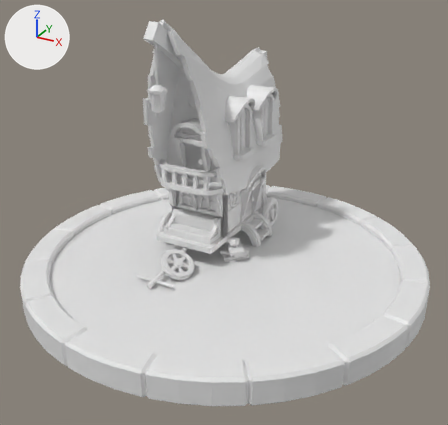
The Blender file untitled.blend as it was, and as the next commit left it.
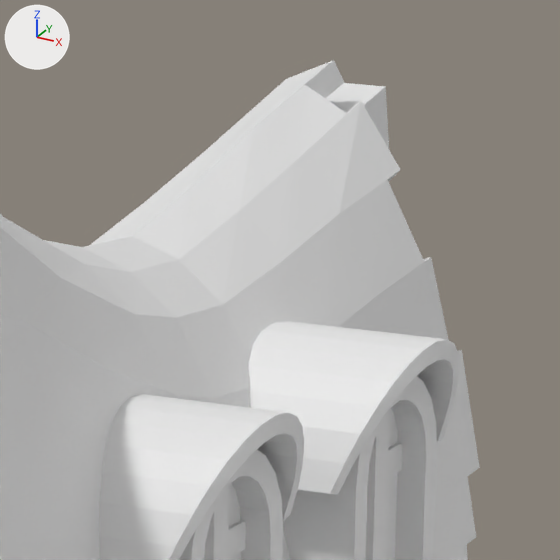
The first picture shows the older version from a 50 mm lens placed at (5.37, -9.38, 3.3), pointed at (0.75, -0.97, -0.91). The close-ups show both versions on the part from 47% to 65% of the width and 9% to 28% of the height of that picture; other places that the commit changed are outside them. Arrows for +X, +Y and +Z are at upper left; the lights stay in place.

Before the edit, the objects in view are built like this:
```python
me_cube_013 = bpy.data.meshes.new('Cube.013')
me_cube_013.from_pydata(...)  # 40 vertices, 38 faces; spans x -0.09..0.09, y -0.46..3.24, z -0.15..1.52
me_cylinder_009 = bpy.data.meshes.new('Cylinder.009')
me_cylinder_009.from_pydata(...)  # 26 vertices, 12 faces; spans x -0.253..0.578, y -0.253..0.253, z -0.194..0.253
me_plane_001 = bpy.data.meshes.new('Plane.001')
me_plane_001.from_pydata([(1.0, -1.0, 0.0), (1.0, 1.0, 0.0), (-1.97, -1.0, 0.0), (-2.82, -0.15, 0.0), (-2.39, -0.89, 0.0), (-2.71, -0.57, 0.0), (-1.97, 1.0, 0.0), (-2.82, 0.15, 0.0), (-2.39, 0.89, 0.0), (-2.71, 0.57, 0.0)], [], [(3, 5, 4, 2, 0, 1, 6, 8, 9, 7)])
ob_cube_031 = bpy.data.objects.new('Cube.031', me_cube_013)
ob_cube_031.location = (0.0, -1.408, 1.848)
ob_cube_031.rotation_euler = (-0.62, 0.0, 0.0)  # degrees (-36, 0, 0)
ob_cylinder_009 = bpy.data.objects.new('Cylinder.009', me_cylinder_009)
ob_cylinder_009.location = (0.469, -0.18, 0.527)
ob_cylinder_009.rotation_euler = (0.0, 1.571, 0.0)  # degrees (0, 90, 0)
_m = ob_cylinder_009.modifiers.new('Solidify', 'SOLIDIFY')
_m.thickness = 0.07
_m = ob_cylinder_009.modifiers.new('Mirror', 'MIRROR')
_m.mirror_object = ob_cube
ob_plane_001 = bpy.data.objects.new('Plane.001', me_plane_001)
ob_plane_001.location = (0.639, 0.747, 0.133)
ob_plane_001.rotation_euler = (0.0, 1.571, 0.0)  # degrees (0, 90, 0)
ob_plane_001.scale = (0.214, 0.214, 0.214)
_m = ob_plane_001.modifiers.new('Mirror', 'MIRROR')
_m.mirror_object = ob_cube
# also in view: 'Cube.034' at (0.0, -0.18, 0.33); 'Cube.037' at (0.0, 0.75, 0.33); 'Cylinder.004' at (0.0, 0.75, 0.7); 'Cylinder.003' at (0.0, -0.18, 0.7); 'Cylinder.002' at (0.0, 0.15, 0.72)
```
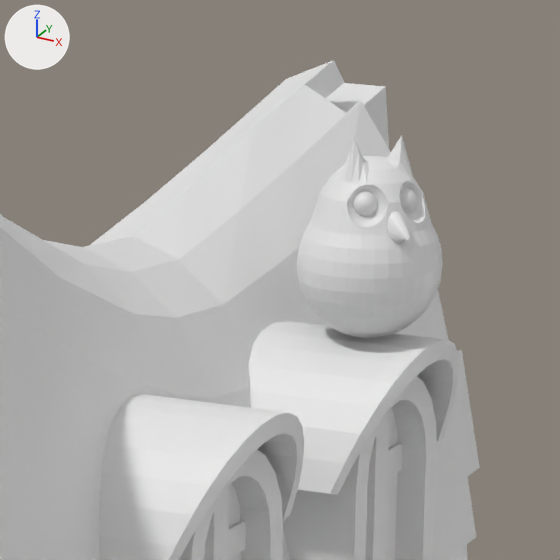
ob_sphere_001 is not drawn itself; it is used by a modifier of ob_sphere.

Pixel boxes (x1, y1, x2, y2) of what changed, in the close-ups (560 x 560 px):
'Sphere', added
    after: (297, 135, 443, 338)
'Sphere.002', added
    after: (353, 188, 417, 216)
'Cone', added
    after: (387, 211, 410, 243)

What the commit changed:
Mesh me_sphere_001 is new.
It is a UV sphere (32 segments, 16 rings, poles along z) spanning x -1.0..1.0, y -1.0..1.0, z -1.0..1.0.
Mesh me_sphere is new.
It has 482 vertices, 512 faces and spans x -1.0..1.0, y -1.0..1.0, z -1.0..1.75.
Mesh me_sphere_002 is new.
It is a UV sphere (32 segments, 16 rings, poles along z) spanning x -1.0..1.0, y -1.0..1.0, z -1.0..1.0.
Mesh me_cone is new.
It has 65 vertices, 64 faces and spans x -1.0..1.0, y -1.0..1.0, z -1.0..0.23.
Object 'Sphere.002' (ob_sphere_002) is new; it shows me_sphere_002.
Its location is (0.652, 0.659, 1.231).
Its rotation in degrees is (49, 90, 0).
Its scale is (0.0333, 0.0333, 0.0333).
It gains a MIRROR modifier named 'Mirror'.
Modifier setting: use_axis = (False, True, False).
Modifier setting: mirror_object = ob_sphere.
Object 'Sphere' (ob_sphere) is new; it shows me_sphere.
Its location is (0.626, 0.75, 1.058).
Its rotation in degrees is (0, 0, -39).
Its scale is (0.19, 0.19, 0.19).
It gains a BOOLEAN modifier named 'Boolean'.
Modifier setting: object = ob_sphere_001.
Modifier setting: solver = 'FLOAT'.
Object 'Sphere.001' (ob_sphere_001) is new; it shows me_sphere_001.
Its location is (0.682, 0.602, 1.246).
Its rotation in degrees is (0, 0, -39).
Its scale is (0.0637, 0.0637, 0.0637).
It gains a MIRROR modifier named 'Mirror'.
Modifier setting: use_axis = (False, True, False).
Modifier setting: mirror_object = ob_sphere.
It is now shown.
Object 'Cone' (ob_cone) is new; it shows me_cone.
Its location is (0.783, 0.624, 1.176).
Its rotation in degrees is (0, 88, -39).
Its scale is (0.0547, 0.0348, 0.0755).
It gains a SUBSURF modifier named 'Subdivision'.
Modifier setting: levels = 6.
Modifier setting: render_levels = 4.
